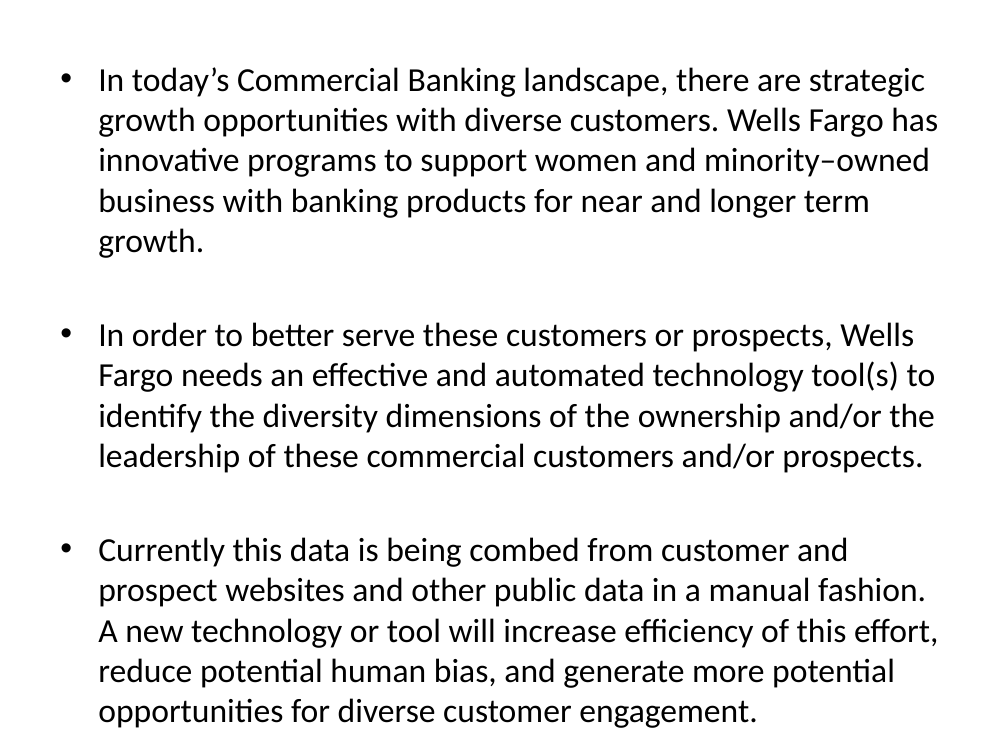
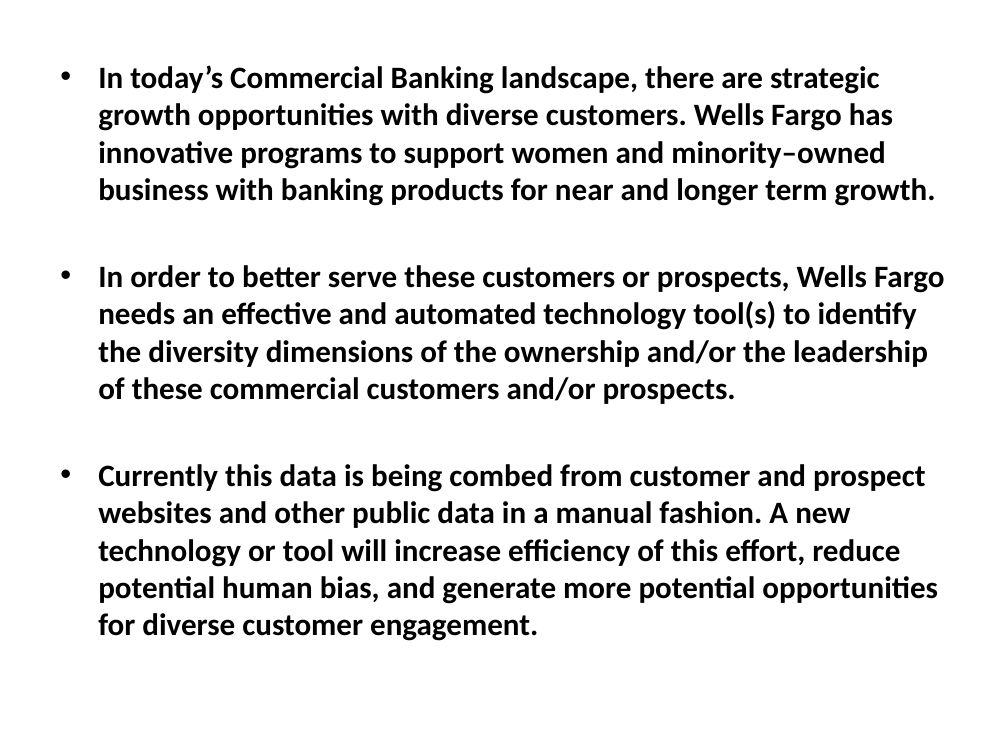
Before and after one commit to diggersdata/TeamDocuments, a slide deck: slide 3 of Hackathon_UserStories.pptx. Drawn at 1008x756 pixels with LibreOffice and Linux fonts; fonts in the diff are those of the drawing; background and template pictures are left out. Boxes give left, top, right and bottom in pixels: in the first picture for what was removed or moved away, otherwise in the second. Text is boxed around its words. In the diff, an @@ line names an element or a change of style, - is before the commit and + after.

```diff
--- a/Hackathon_UserStories.pptx
+++ b/Hackathon_UserStories.pptx
@@ text "In today’s Commercial Banking landscape, ..." at box(98, 65, 945, 641): size 24 to 22.2 pt, bold on @@
```
Also in this commit, not shown: 3 other slides changed.
